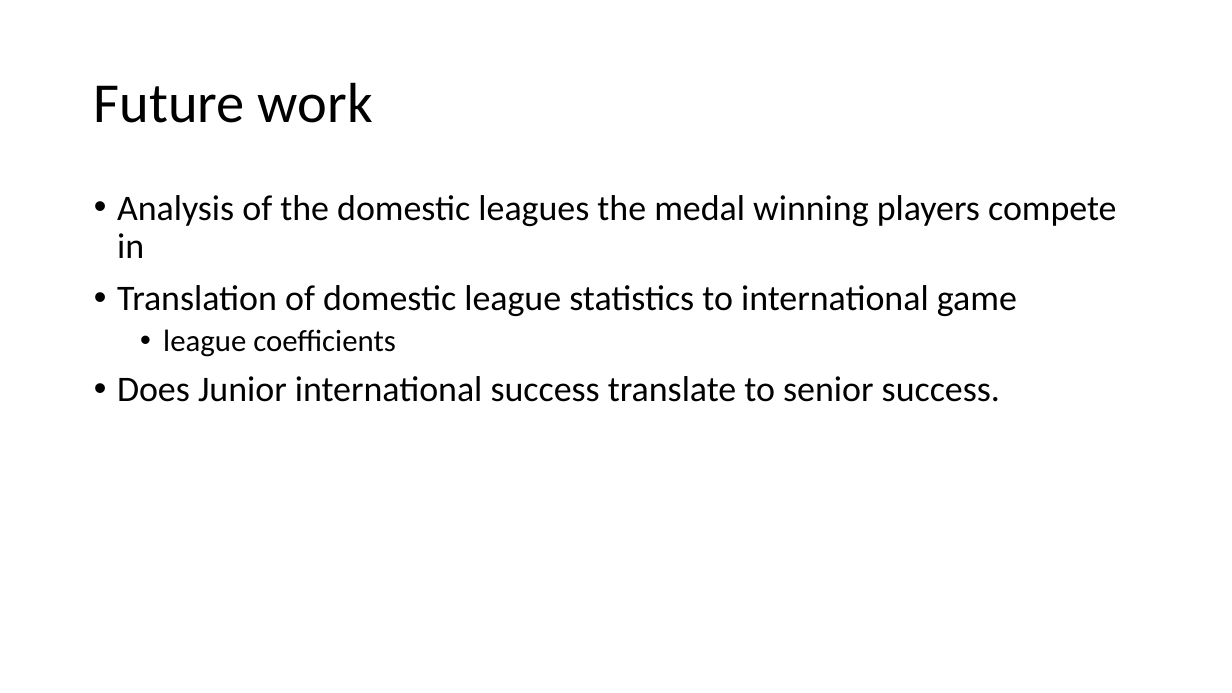
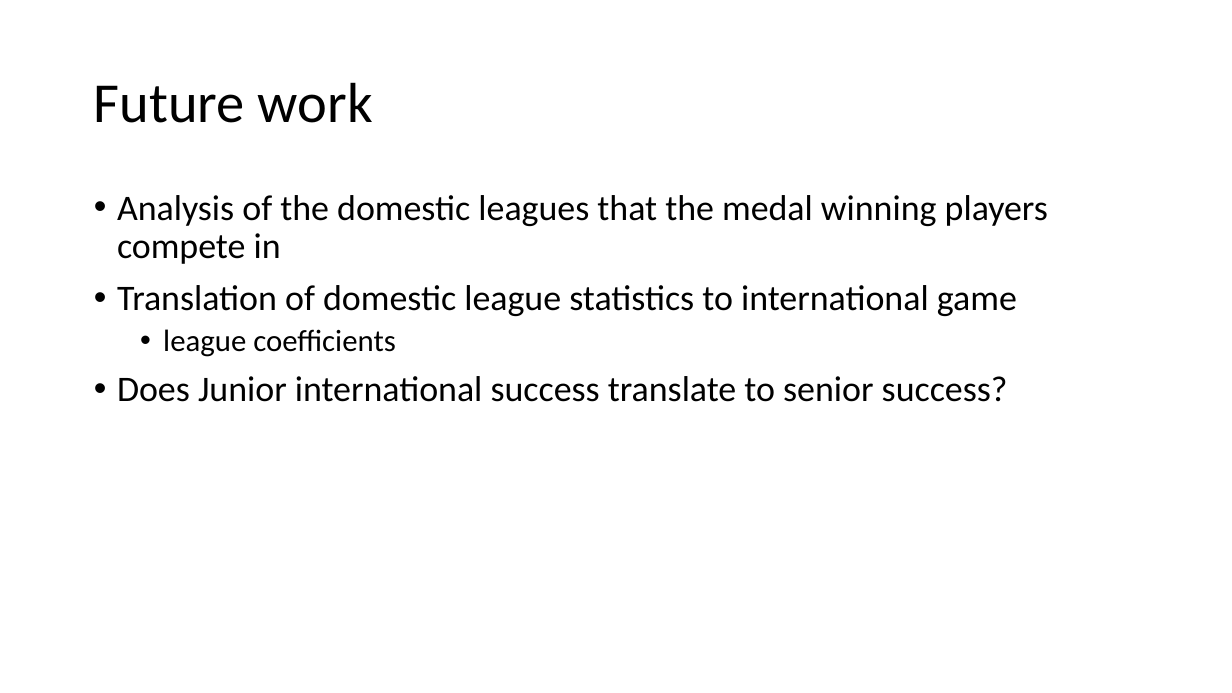
Before and after one commit to RobertRiddell/Olympic-Basketball, a slide deck: slide 13 of docs/Olympic Basketball.pptx. Drawn at 1232x693 pixels with LibreOffice and Linux fonts; fonts in the diff are those of the drawing. Boxes give left, top, right and bottom in pixels: in the first picture for what was removed or moved away, otherwise in the second. Text is boxed around its words. In the diff, an @@ line names an element or a change of style, - is before the commit and + after.

```diff
--- a/docs/Olympic Basketball.pptx
+++ b/docs/Olympic Basketball.pptx
@@ text at box(117, 195, 1048, 264): text changed @@
-• Analysis of the domestic leagues the medal winning players compete in
+• Analysis of the domestic leagues that the medal winning players compete in
@@ text at box(117, 376, 1008, 402): text changed @@
-• Does Junior international success translate to senior success.
+• Does Junior international success translate to senior success?
```
Also in this commit, not shown: 4 other slides changed, 1 other file.
